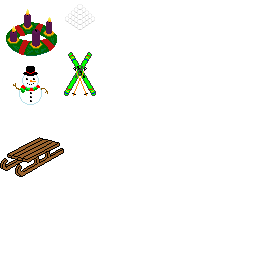
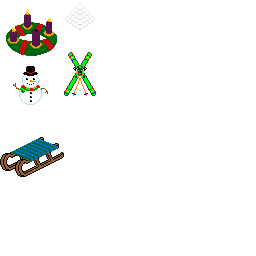
Layer changes from the first 256 x 256 image to the second:
painted on "Schlitten.png" over [0, 137, 64, 177]
